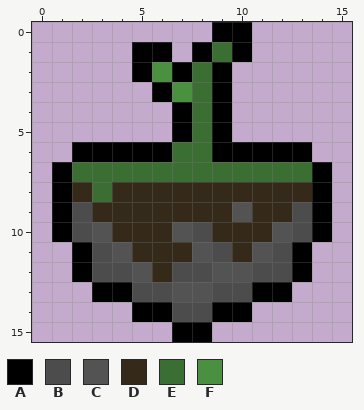
Edited in one commit: pixel-art sprite (res/UI/earthEssence.png). This is how it looked before the edit.
The file is 16x16 pixels.
Palette (. is transparent): A #000000  B #4c4c4c  C #535353  D #352a19  E #3a6e32  F #4b8f41
Pixels before, first column x 1:
 0 ........AA....
 1 ....AA.AEA....
 2 ....AFAEA.....
 3 .....AFEA.....
 4 ......AEA.....
 5 ......AEA.....
 6 .AAAAAEEAAAAA.
 7 AEEEEEEEEEEEEA
 8 ADEDDDDDDDDDDA
 9 ABDDDDDDDCDDBA
10 ABCDDDCBDDDCBA
11 .ABCDDDCBDCBA.
12 .ABBCDBBCCBBA.
13 ..AABBCCBBAA..
14 ....AABBAA....
15 ......AA......
The result:
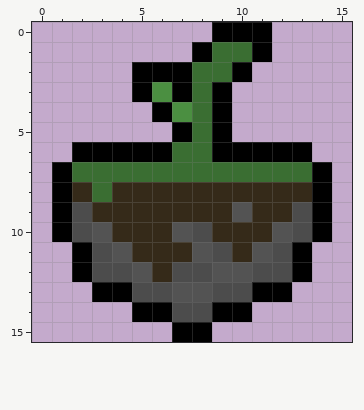
The commit says: Edited earth icon agian, changed rendering to canvas
The edit:
Changed rows in their new state; - is an unchanged pixel.
first column x 5:
 0 ------A
 1 ..---EA
 2 -A--EA-
 3 AFA----
 4 -AF----
Pixel boxes of the changes (left, top, right, bottom) in both pictures:
changed: (132, 22, 272, 122)
